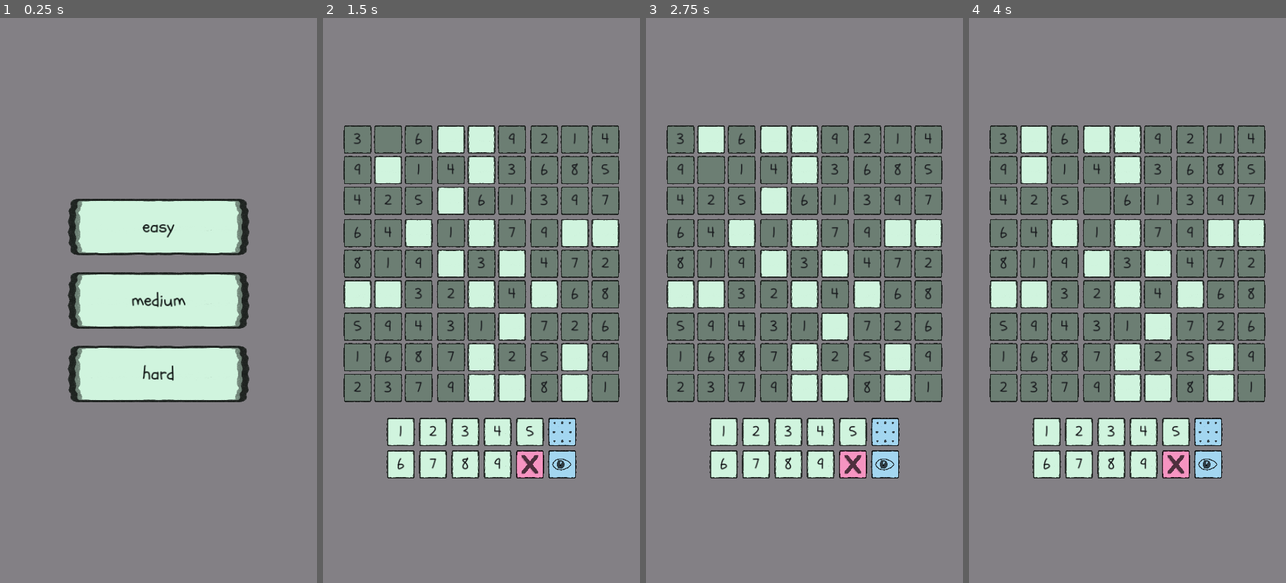
Above: before the commit, frames 1-4 (left to right).
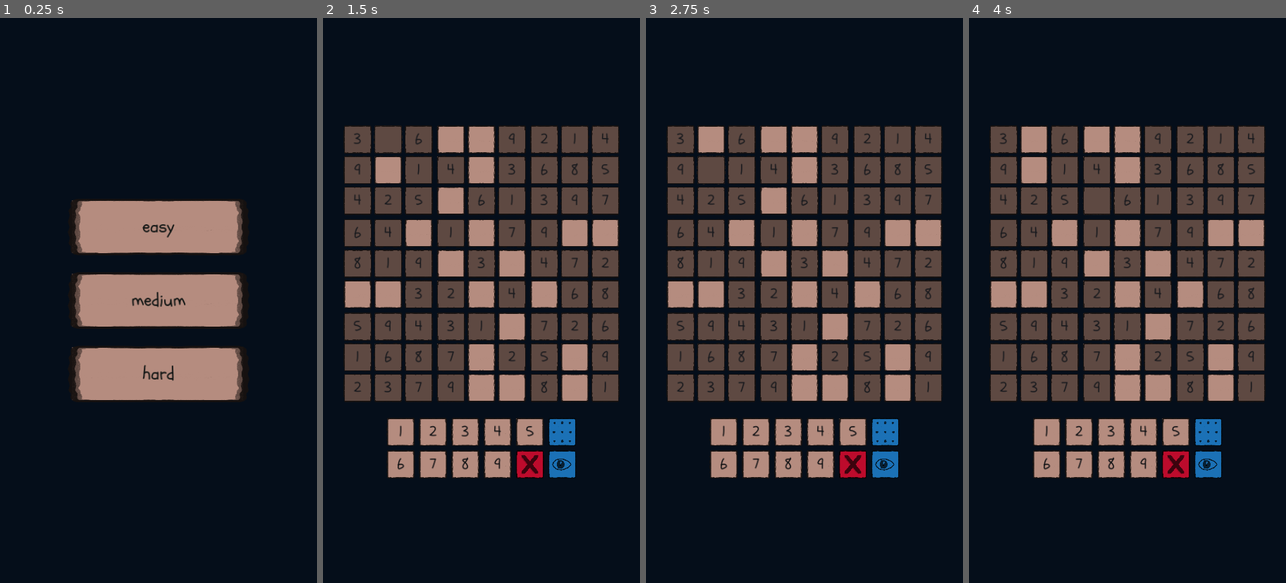
Above: after the commit, the same moments.

Repository: gitMickehh/soduku-recreation
Game: Godot game, scene res://soduku_scene.tscn
Same seed, same stepped clock (60 frames per second), same inputs: the game is played once before the commit and once after it.
Inputs (mouse positions are in pixels of both pictures, inside the frame that each line leads up to):
- Up to frame 1 (0.25 s): no input
- Up to frame 2 (1.5 s): click "easy" at 0.5 s; click (389, 142) at 1.27 s
- Up to frame 3 (2.75 s): click (712, 170) at 2.02 s
- Up to frame 4 (4 s): click (1095, 142) at 2.75 s; click (1095, 198) at 3.52 s

The runs differ from the first frame. In frame 1, 98% of the frame differs, in the area x 0-100%, y 0-100%; in frame 2, 95%; in frame 3, 95%; in frame 4, 95%.

Commit message:
color handling a little better :D and different colors! :D

Diff:
--- a/main_menu.gd
+++ b/main_menu.gd
@@ -6,7 +6,12 @@
 @onready var difficulty_buttons_container: VBoxContainer = $"difficulty-buttons-container"
 @onready var game_container: MarginContainer = $"../Game_Container"
 
+@export var stylebox_groups: Array[Stylebox_Group]
+
 func _ready() -> void:
+	RenderingServer.set_default_clear_color(Color("050e1a"))
+	_apply_stylebox_group_colors()
+
 	var creator = Soduku_Creator.new()
 	easy_button.connect("pressed", func():
 		_open_game(creator.DIFFICULTY.EASY)
@@ -24,3 +29,7 @@
 	game_container.visible = true
 	game_container.start_game(difficulty)
 	self.visible = false
+
+func _apply_stylebox_group_colors() -> void:
+	for stbxgrp in stylebox_groups:
+		stbxgrp.apply_color()
--- a/project.godot
+++ b/project.godot
@@ -13,7 +13,7 @@
 config/name="soduku-recreation"
 run/main_scene="res://soduku_scene.tscn"
 config/features=PackedStringArray("4.3", "GL Compatibility")
-boot_splash/bg_color=Color(0.513726, 0.501961, 0.521569, 1)
+boot_splash/bg_color=Color(0.0196078, 0.054902, 0.101961, 1)
 boot_splash/image="res://art/soduku+title.png"
 config/icon="res://icon.svg"
 
--- a/scripts/game_container_manager.gd
+++ b/scripts/game_container_manager.gd
@@ -17,8 +17,6 @@
 var horizontal_boxes_containers: Array[Horizontal_Boxes_Container] = []
 
 func _ready() -> void:
-	RenderingServer.set_default_clear_color(Color("838085"))
-
 	input_lines_container.new_input_chosen.connect(_on_new_input_chosen)
 	input_lines_container.toggle_candidate_view_signal.connect(_toggle_auto_candidates)
 
--- a/scripts/utility/StyleboxGroup.gd
+++ b/scripts/utility/StyleboxGroup.gd
@@ -6,7 +6,12 @@
 @export var hover_stylebox: StyleBox
 @export var disabled_stylebox: StyleBox
 
-func change_color(color: Color) -> void:
+@export var color: Color
+
+func apply_color() -> void:
+	_change_color(color)
+
+func _change_color(color: Color) -> void:
 	normal_stylebox.modulate_color = color
 	hover_stylebox.modulate_color = color
 	disabled_stylebox.modulate_color = color
--- a/soduku_scene.tscn
+++ b/soduku_scene.tscn
@@ -1,9 +1,19 @@
-[gd_scene load_steps=5 format=3 uid="uid://b5g2biw27mdvg"]
+[gd_scene load_steps=15 format=3 uid="uid://b5g2biw27mdvg"]
 
 [ext_resource type="PackedScene" uid="uid://by6phyal1dave" path="res://prefabs/game_container.tscn" id="1_0n2nm"]
 [ext_resource type="Theme" uid="uid://dj3jtfjmc6exs" path="res://stylebox_groups/button_theme_default.tres" id="2_1hcgw"]
+[ext_resource type="Script" path="res://scripts/utility/StyleboxGroup.gd" id="4_s1tq5"]
+[ext_resource type="Resource" uid="uid://bs8y7pt03ahv1" path="res://stylebox_groups/candidate_input.tres" id="5_a8xrs"]
+[ext_resource type="Resource" uid="uid://byp4rg7cs6xqc" path="res://stylebox_groups/candidate_view.tres" id="6_7i0on"]
+[ext_resource type="Resource" uid="uid://d01kibdniqdwy" path="res://stylebox_groups/complete_button.tres" id="7_qqrr6"]
+[ext_resource type="Resource" uid="uid://xnvhmloghm3s" path="res://stylebox_groups/complete_highlighted.tres" id="8_0v4cc"]
+[ext_resource type="Resource" uid="uid://b3walgbyqwln8" path="res://stylebox_groups/default_button.tres" id="9_b06yd"]
 [ext_resource type="Script" path="res://main_menu.gd" id="9_k3a4o"]
+[ext_resource type="Resource" uid="uid://ndcf08h7hebx" path="res://stylebox_groups/default_highlighted.tres" id="10_us4wc"]
+[ext_resource type="Resource" uid="uid://chu0817jhp1eu" path="res://stylebox_groups/mistake_button.tres" id="11_1lc0m"]
+[ext_resource type="Resource" uid="uid://crpajnbja0142" path="res://stylebox_groups/mistake_highlighted.tres" id="12_0a768"]
 [ext_resource type="FontFile" uid="uid://coettj6fe2mfm" path="res://art/Schoolbell-Regular.ttf" id="12_3d25l"]
+[ext_resource type="Resource" uid="uid://c4mbs6443jh31" path="res://stylebox_groups/remove_button.tres" id="13_tj2ud"]
 
 [node name="Control" type="Control"]
 layout_mode = 3
@@ -37,6 +47,7 @@
 grow_vertical = 2
 theme = ExtResource("2_1hcgw")
 script = ExtResource("9_k3a4o")
+stylebox_groups = Array[ExtResource("4_s1tq5")]([ExtResource("5_a8xrs"), ExtResource("6_7i0on"), ExtResource("7_qqrr6"), ExtResource("8_0v4cc"), ExtResource("9_b06yd"), ExtResource("10_us4wc"), ExtResource("11_1lc0m"), ExtResource("12_0a768"), ExtResource("13_tj2ud")])
 
 [node name="difficulty-buttons-container" type="VBoxContainer" parent="main-menu"]
 layout_mode = 1
--- a/stylebox_groups/candidate_input.tres
+++ b/stylebox_groups/candidate_input.tres
@@ -9,3 +9,4 @@
 normal_stylebox = ExtResource("2_lkgl6")
 hover_stylebox = ExtResource("1_1o5fn")
 disabled_stylebox = ExtResource("1_1o5fn")
+color = Color(0.109804, 0.458824, 0.741176, 1)
--- a/stylebox_groups/candidate_view.tres
+++ b/stylebox_groups/candidate_view.tres
@@ -9,3 +9,4 @@
 normal_stylebox = ExtResource("2_gqw6n")
 hover_stylebox = ExtResource("1_rvalq")
 disabled_stylebox = ExtResource("1_rvalq")
+color = Color(0.109804, 0.458824, 0.741176, 1)
--- a/stylebox_groups/complete_button.tres
+++ b/stylebox_groups/complete_button.tres
@@ -10,3 +10,4 @@
 normal_stylebox = ExtResource("3_si1f8")
 hover_stylebox = ExtResource("2_hmchh")
 disabled_stylebox = ExtResource("1_d1rf1")
+color = Color(0.0901961, 0.611765, 0.262745, 1)
--- a/stylebox_groups/complete_highlighted.tres
+++ b/stylebox_groups/complete_highlighted.tres
@@ -10,3 +10,4 @@
 normal_stylebox = ExtResource("3_chl1v")
 hover_stylebox = ExtResource("2_42f7y")
 disabled_stylebox = ExtResource("1_bdw3g")
+color = Color(0.127376, 0.935981, 0.409529, 1)
--- a/stylebox_groups/default_button.tres
+++ b/stylebox_groups/default_button.tres
@@ -10,3 +10,4 @@
 normal_stylebox = ExtResource("3_5cu72")
 hover_stylebox = ExtResource("2_mejag")
 disabled_stylebox = ExtResource("1_5n22e")
+color = Color(0.709804, 0.54902, 0.498039, 1)
--- a/stylebox_groups/default_highlighted.tres
+++ b/stylebox_groups/default_highlighted.tres
@@ -10,3 +10,4 @@
 normal_stylebox = ExtResource("3_pdp1r")
 hover_stylebox = ExtResource("2_4h4td")
 disabled_stylebox = ExtResource("1_y4gwe")
+color = Color(0.845956, 0.729615, 0.692791, 1)
--- a/stylebox_groups/mistake_button.tres
+++ b/stylebox_groups/mistake_button.tres
@@ -10,3 +10,4 @@
 normal_stylebox = ExtResource("3_gdcfp")
 hover_stylebox = ExtResource("2_1nmg5")
 disabled_stylebox = ExtResource("1_rfbr4")
+color = Color(0.768627, 0.0470588, 0.180392, 1)
--- a/stylebox_groups/mistake_highlighted.tres
+++ b/stylebox_groups/mistake_highlighted.tres
@@ -10,3 +10,4 @@
 normal_stylebox = ExtResource("3_ajxuf")
 hover_stylebox = ExtResource("2_66u1p")
 disabled_stylebox = ExtResource("1_15oea")
+color = Color(0.997658, 0.558909, 0.551258, 1)
--- a/stylebox_groups/remove_button.tres
+++ b/stylebox_groups/remove_button.tres
@@ -9,3 +9,4 @@
 normal_stylebox = ExtResource("2_06xaq")
 hover_stylebox = ExtResource("1_b7hyl")
 disabled_stylebox = ExtResource("1_b7hyl")
+color = Color(0.768627, 0.0470588, 0.180392, 1)
